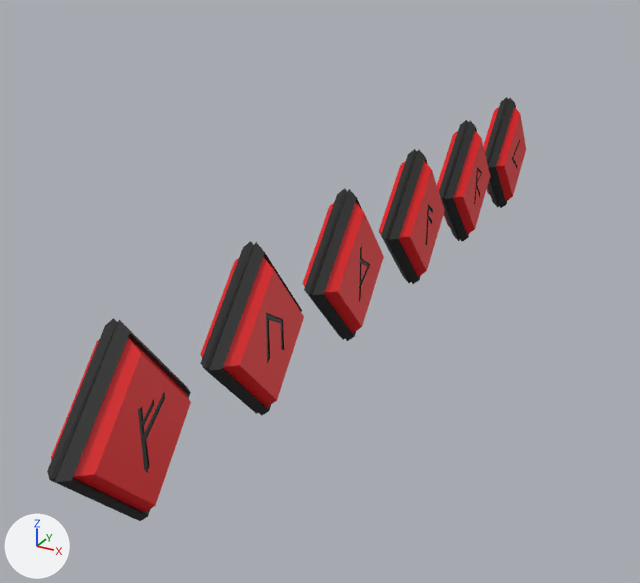
A saved change to the Blender file Assets/ImportedAssets/_Models/Keys.blend.
Both versions are drawn from a camera (50 mm lens) standing at (2.08, -2.01, 2.97) and looking at (-0.24, 2.21, 0.85). Every picture has the same lights, and +X, +Y and +Z are marked at lower left.

The scene before the commit, as lines of its bpy script (objects in view):
```python
ob_key1 = bpy.data.objects.new('Key1', me_cube_001)
ob_key1.location = (0.2, -0.002, 1.276)
ob_key2 = bpy.data.objects.new('Key2', me_cube_004)
ob_key2.location = (0.2, 0.841, 1.276)
ob_key3 = bpy.data.objects.new('Key3', me_cube_009)
ob_key3.location = (0.2, 1.678, 1.276)
ob_key4 = bpy.data.objects.new('Key4', me_cube_011)
ob_key4.location = (0.2, 2.537, 1.276)
ob_key5 = bpy.data.objects.new('Key5', me_cube_012)
ob_key5.location = (0.2, 3.369, 1.276)
ob_key6 = bpy.data.objects.new('Key6', me_cube_013)
ob_key6.location = (0.2, 4.189, 1.276)
```
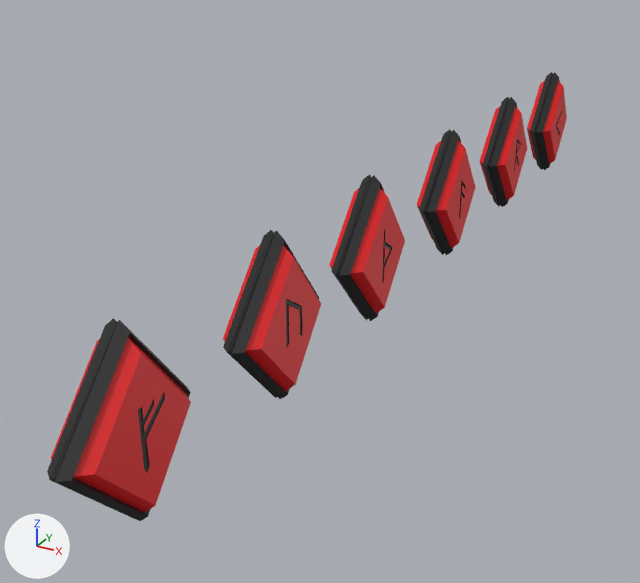
Location of each change, [x1, y1, x2, y2] in pixels of the pictures (640 x 583 px):
'Key2', moved
    before: [200, 241, 304, 415]
    after: [223, 230, 321, 399]
'Key3', moved
    before: [302, 188, 384, 341]
    after: [329, 174, 405, 321]
'Key4', moved
    before: [379, 149, 445, 284]
    after: [417, 129, 476, 255]
'Key5', moved
    before: [437, 120, 490, 242]
    after: [480, 97, 527, 207]
'Key6', moved
    before: [483, 97, 526, 208]
    after: [527, 72, 567, 170]

The change, as a list of edits to the scene's bpy script:
```text
Change ob_key2:
    ob_key2.location: (0.2, 0.841, 1.276) -> (0.2, 1.001, 1.276)
Change ob_key3:
    ob_key3.location: (0.2, 1.678, 1.276) -> (0.2, 1.953, 1.276)
Change ob_key4:
    ob_key4.location: (0.2, 2.537, 1.276) -> (0.2, 3.077, 1.276)
Change ob_key5:
    ob_key5.location: (0.2, 3.369, 1.276) -> (0.2, 4.216, 1.276)
Change ob_key6:
    ob_key6.location: (0.2, 4.189, 1.276) -> (0.2, 5.359, 1.276)
```
